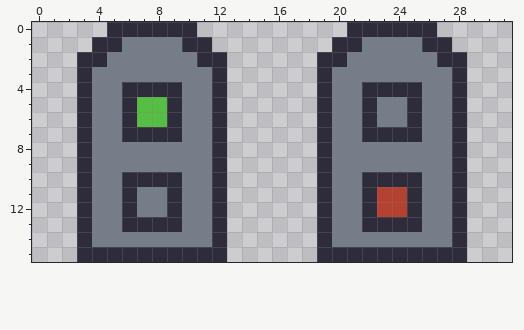
One commit to this pixel-art file: zoo-escape/Assets/ZESwitch.aseprite. The picture above was drawn from the file before the commit.
32x16 pixels, 1 frame.
After:
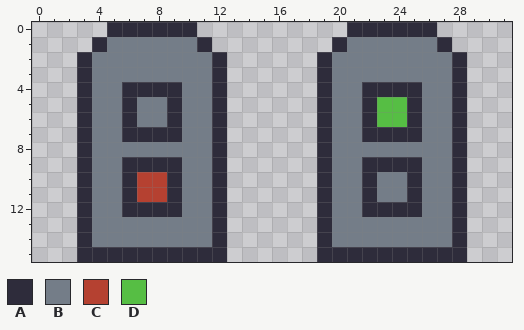
Palette (. is transparent): A #2e2c3b  B #747d88  C #b54131  D #56be44
Change:
Layer "Buttons":
y 1: x 5 A -> B; x 10 A -> B; x 21 A -> B; x 26 A -> B
y 2: x 4 A -> B; x 11 A -> B; x 20 A -> B; x 27 A -> B
y 5..6: x 7..8 DD -> BB; x 23..24 BB -> DD
y 9: x 6..9 BBBB -> AAAA; x 22..25 BBBB -> AAAA
y 10: x 7..8 AA -> CC; x 23..24 AA -> BB
y 11: x 7..8 BB -> CC; x 23..24 CC -> BB
y 12: x 7..8 BB -> AA; x 23..24 CC -> AA
y 13: x 6..9 AAAA -> BBBB; x 22..25 AAAA -> BBBB
Where, in picture pixels (left, top, right, bottom), the same in both pictures:
changed: (92, 37, 212, 232)
changed: (332, 37, 452, 232)
